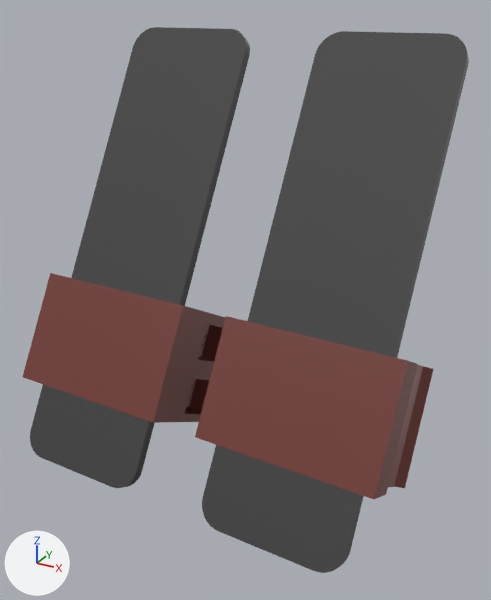
The glTF model model/SYP_texture.glb as it was, and as the next commit left it.
Before and after are seen from a 50 mm lens placed at (66.2, -113.4, 63.1), pointed at (5.0, -2.1, 7.4). Arrows for +X, +Y and +Z are at lower left; the lights stay in place. Where no turn or scale is listed for an object, it has been applied to the vertices.

In view in the first picture: 'PLA', 'metal'.
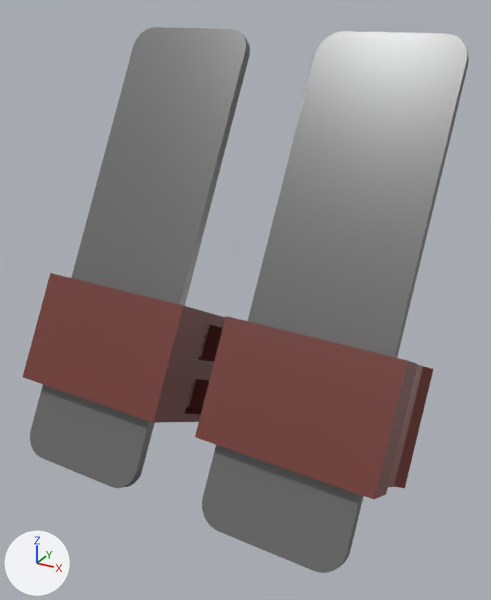
The change, as JSON lines over the scene's bpy script:
```json
{"op": "set", "path": "mat_material_002.metallic", "old": "0.982", "new": "0.332"}
{"op": "set", "path": "mat_material_002.roughness", "old": "0.0", "new": "0.345"}
```

Changed parts and their boxes [x1, y1, x2, y2] in the pictures (491 x 600 px):
```json
{"object": "metal", "change": "surface changed", "before": [30, 27, 469, 573], "after": [30, 27, 469, 573]}
```
